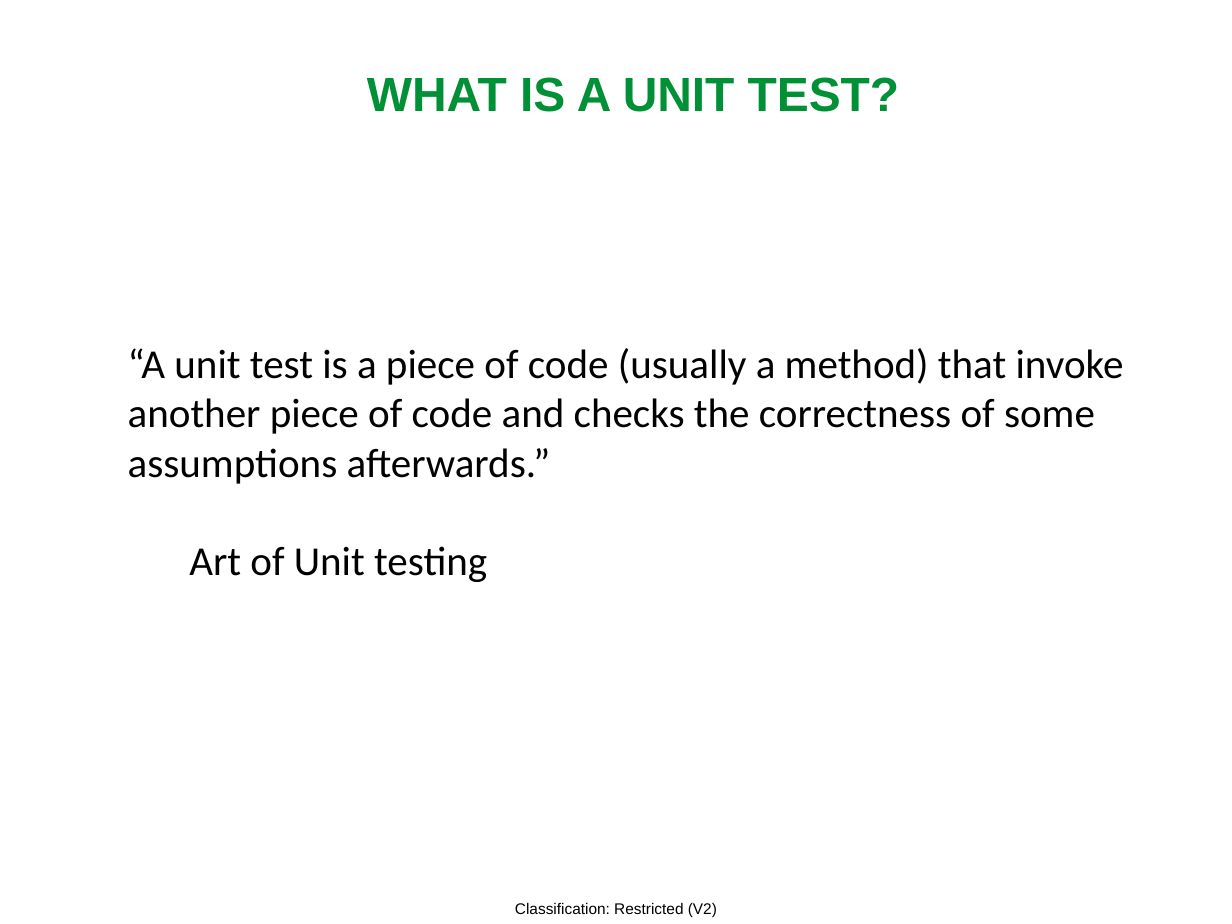
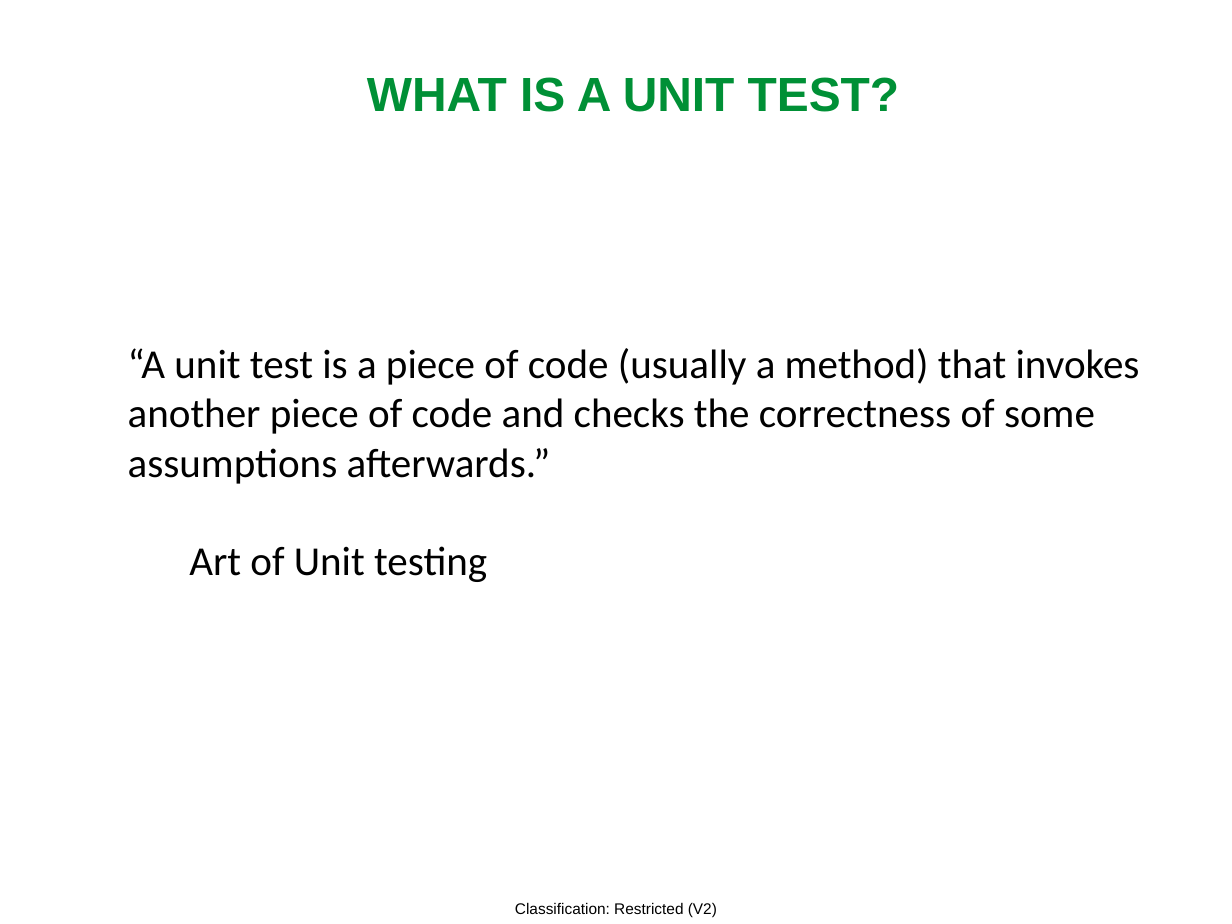
Before and after one commit to MarianCentric/summer_practice_2021, a slide deck: slide 14 of Developer testing 2021.pptx. Drawn at 1232x924 pixels with LibreOffice and Linux fonts; fonts in the diff are those of the drawing; background and template pictures are left out. Boxes give left, top, right and bottom in pixels: in the first picture for what was removed or moved away, otherwise in the second. Text is boxed around its words. In the diff, an @@ line names an element or a change of style, - is before the commit and + after.

```diff
--- a/Developer testing 2021.pptx
+++ b/Developer testing 2021.pptx
@@ text at (x1=128, y1=348, x2=1140, y2=484): text changed @@
-“A unit test is a piece of code (usually a method) that invoke another piece of code and checks the correctness of some assumptions afterwards.”
+“A unit test is a piece of code (usually a method) that invokes another piece of code and checks the correctness of some assumptions afterwards.”
```
Also in this commit, not shown: 55 other slides changed, 9 slides removed.
